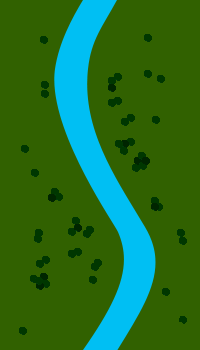
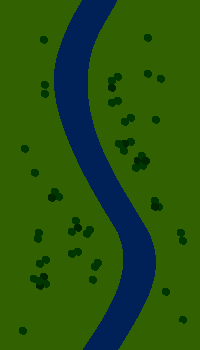
Before/after of a w=200, h=350 layered artwork. What changed in the layer stack:
painted on "new river copy" (1st of 3, in "Group 1") over (54, 0, 156, 350)
